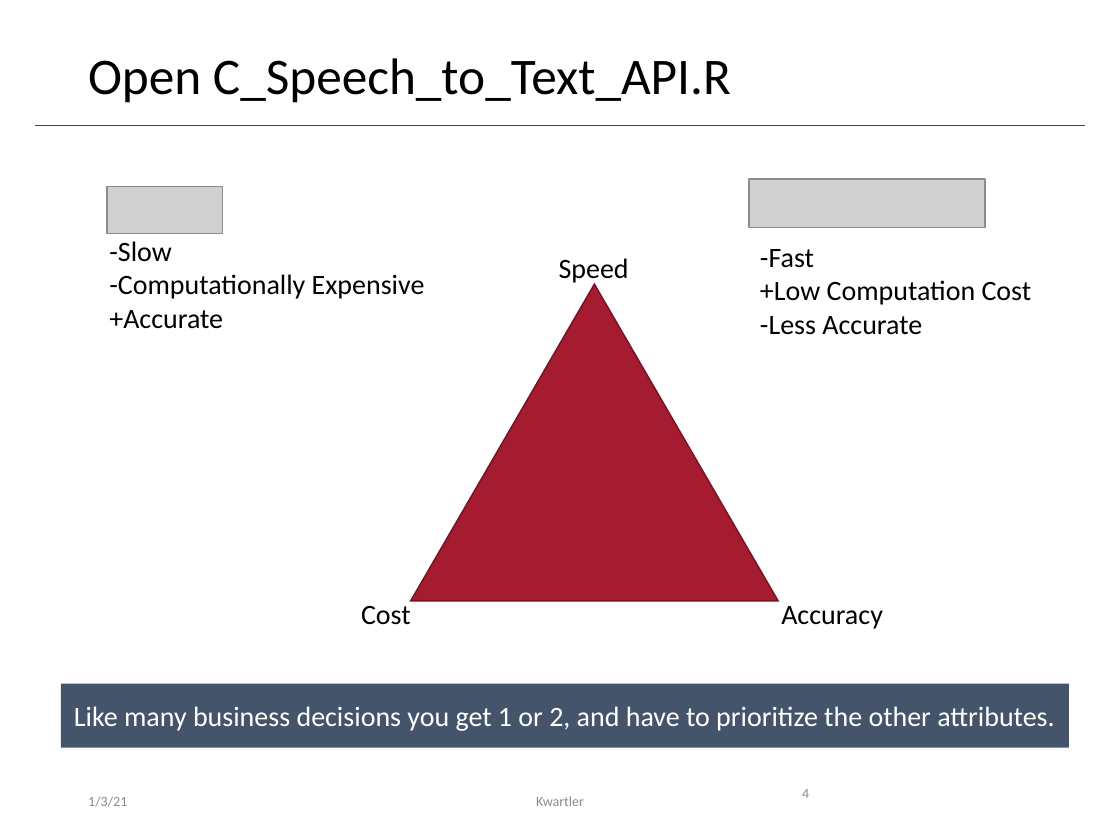
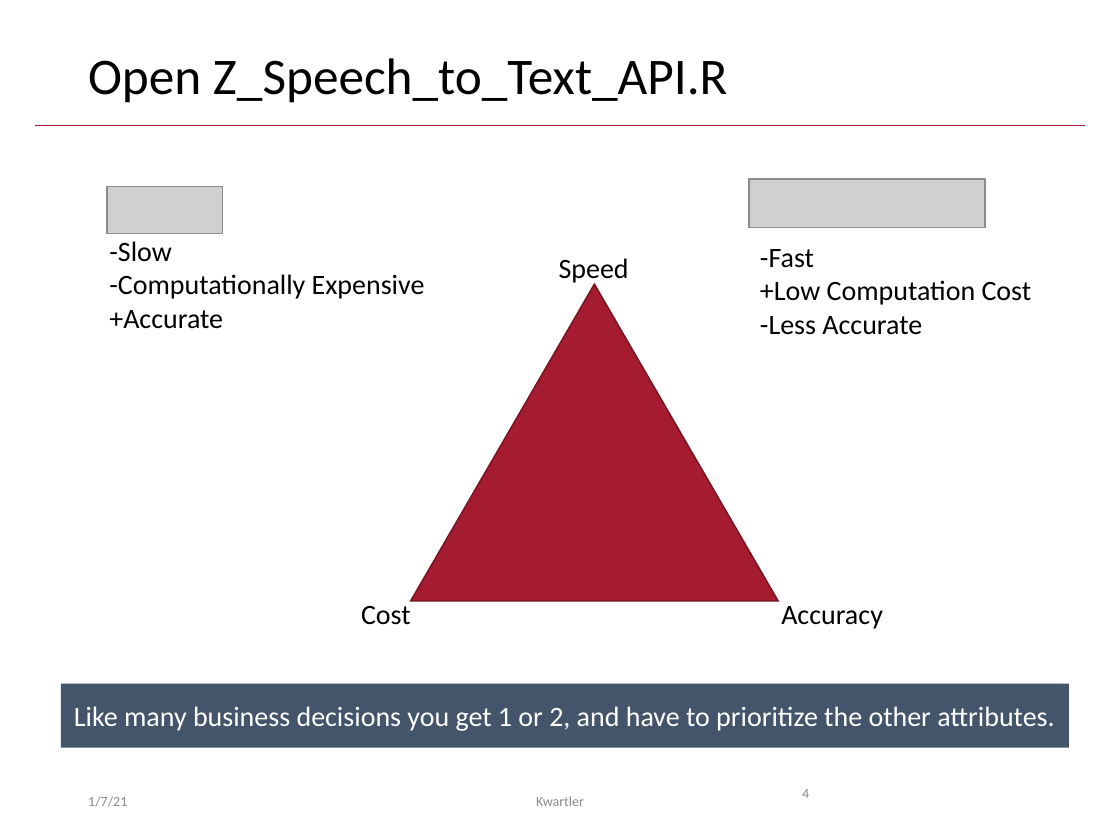
Before and after one commit to kwartler/GSERM_Text_Remote_student, a slide deck: slide 4 of lessons/E_SyntacticParsing_DataSources/D5_live_Z_GoogleAPI_NLP_services.pptx. Drawn at 1120x840 pixels with LibreOffice and Linux fonts; fonts in the diff are those of the drawing; grey boxes stand for pictures. Boxes give left, top, right and bottom in pixels: in the first picture for what was removed or moved away, otherwise in the second. Text is boxed around its words. In the diff, an @@ line names an element or a change of style, - is before the commit and + after.

```diff
--- a/lessons/E_SyntacticParsing_DataSources/D5_live_Z_GoogleAPI_NLP_services.pptx
+++ b/lessons/E_SyntacticParsing_DataSources/D5_live_Z_GoogleAPI_NLP_services.pptx
@@ title at bbox=[88, 58, 728, 103]: text changed @@
-Open C_Speech_to_Text_API.R
+Open Z_Speech_to_Text_API.R
@@ text at bbox=[88, 796, 127, 807]: text changed @@
-1/3/21
+1/7/21
```
Also in this commit, not shown: 3 other slides changed, 1 other file.
